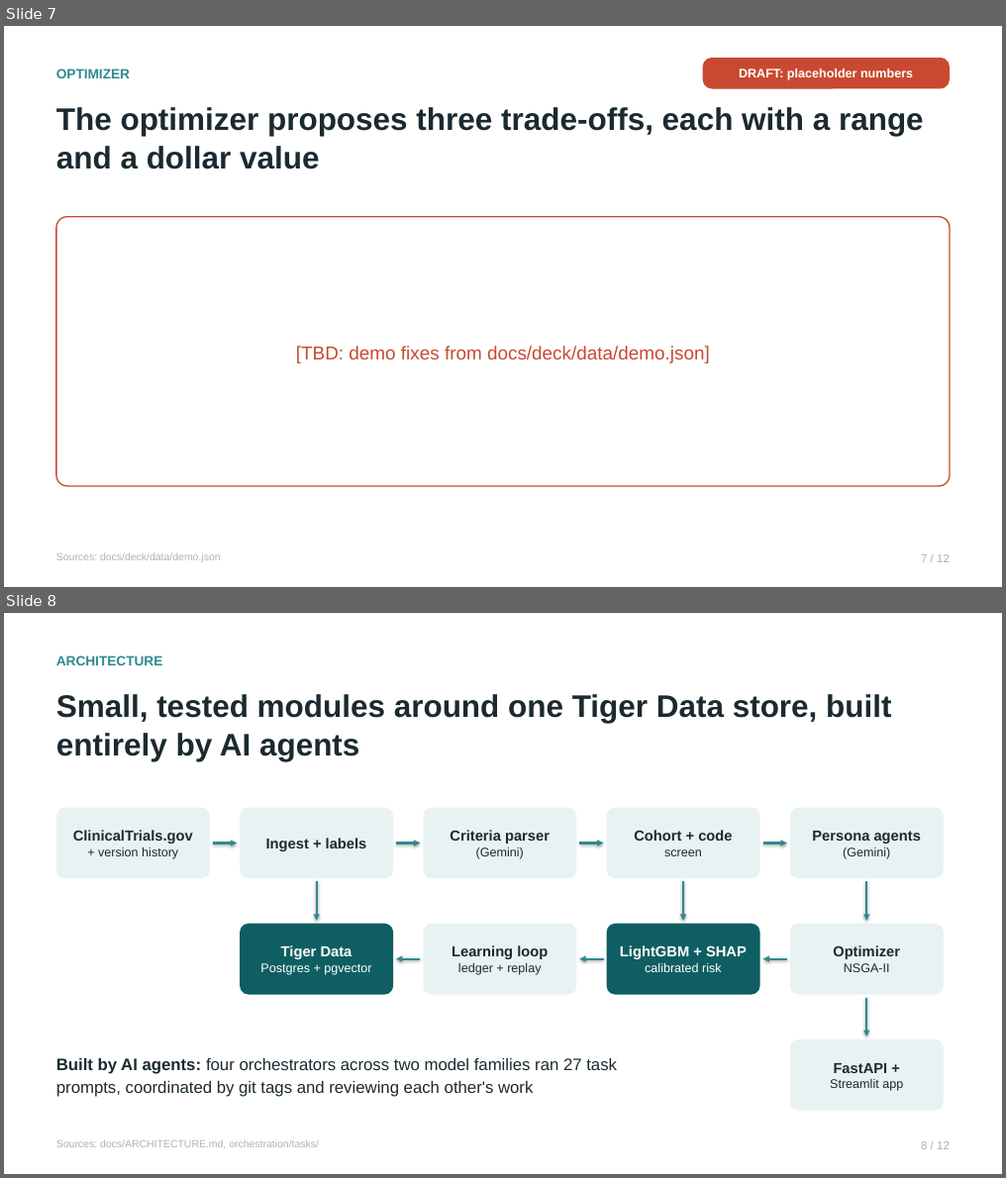
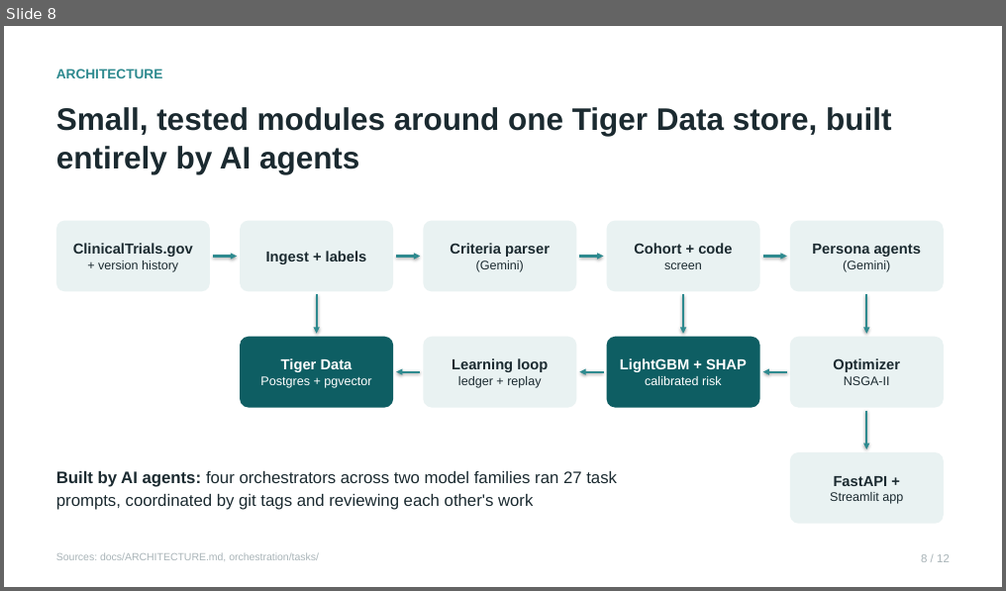
Before and after one commit to RaghulKS/Clinova, a slide deck: docs/deck/clinova.pptx. Shown one above the other, each under a label of ours: slides 7 and 8 before the commit, slide 8 after it. The pictures are 1006x1178 and 1006x591 pixels, drawn with LibreOffice and Linux fonts; fonts in the diff are those of the drawing. Boxes give left, top, right and bottom in pixels: in the first picture for what was removed or moved away, otherwise in the second. Text is boxed around its words. In the diff, an @@ line names an element or a change of style, - is before the commit and + after.

```diff
--- a/docs/deck/clinova.pptx
+++ b/docs/deck/clinova.pptx
@@ slide 7 removed at box(4, 26, 1002, 587), background #FFFFFF @@
@@ text removed at box(56, 69, 130, 78) @@
-OPTIMIZER
@@ rounded rectangle removed at box(703, 58, 949, 89) @@
-DRAFT: placeholder numbers
@@ text removed at box(56, 107, 924, 170) @@
-The optimizer proposes three trade-offs, each with a range and a dollar value
@@ rounded rectangle removed at box(56, 217, 949, 486) @@
@@ text removed at box(296, 346, 710, 364) @@
-[TBD: demo fixes from docs/deck/data/demo.json]
@@ text removed at box(56, 553, 221, 563) @@
-Sources: docs/deck/data/demo.json
@@ text removed at box(921, 555, 949, 563) @@
-7 / 12
```
Also in this commit, not shown: 4 slides changed, 2 slides added, 1 other slide removed, 20 other files.
